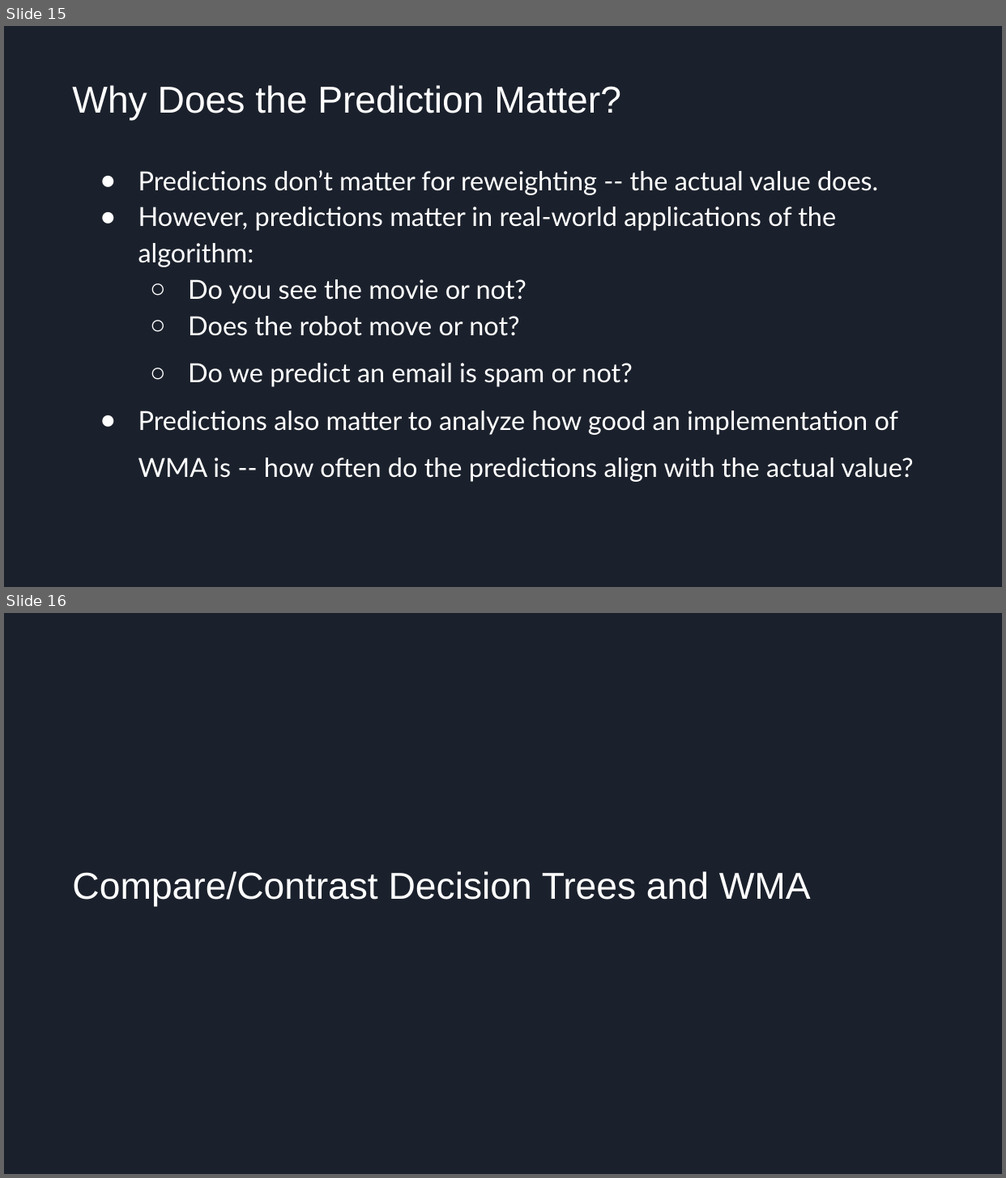
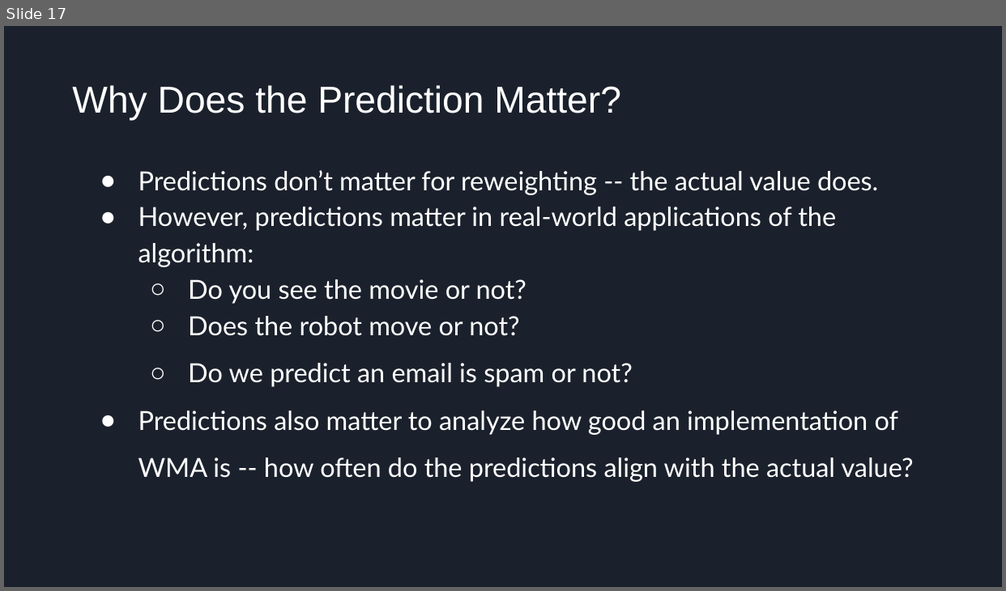
Before and after one commit to Teknowledge/Curriculum, a slide deck: machine_learning_curriculum/2.1 Weighted Majority Algorithm 1/2.1 Weighted Majority Algorithm.pptx. Shown one above the other, each under a label of ours: slides 15 and 16 before the commit, slide 17 after it. The pictures are 1006x1178 and 1006x591 pixels, drawn with LibreOffice and Linux fonts; fonts in the diff are those of the drawing. Boxes give left, top, right and bottom in pixels: in the first picture for what was removed or moved away, otherwise in the second. Text is boxed around its words. In the diff, an @@ line names an element or a change of style, - is before the commit and + after.

```diff
--- a/machine_learning_curriculum/2.1 Weighted Majority Algorithm 1/2.1 Weighted Majority Algorithm.pptx
+++ b/machine_learning_curriculum/2.1 Weighted Majority Algorithm 1/2.1 Weighted Majority Algorithm.pptx
@@ slide 16 removed at box(4, 613, 1002, 1174), background #1B212C @@
@@ title removed at box(72, 871, 811, 906) @@
-Compare/Contrast Decision Trees and WMA
@@ what was slide 15 is now slide 17 @@
```
Also in this commit, not shown: 4 slides added, 1 other slide removed.
